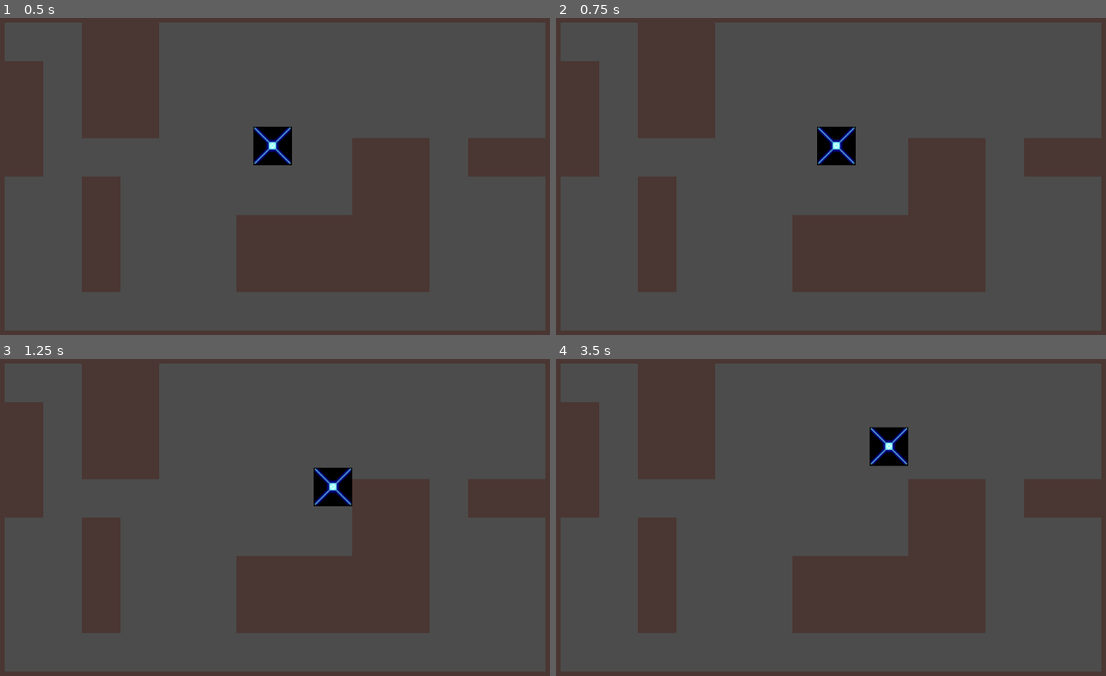
Above: before the commit, frames 1-4 (two rows, left to right).
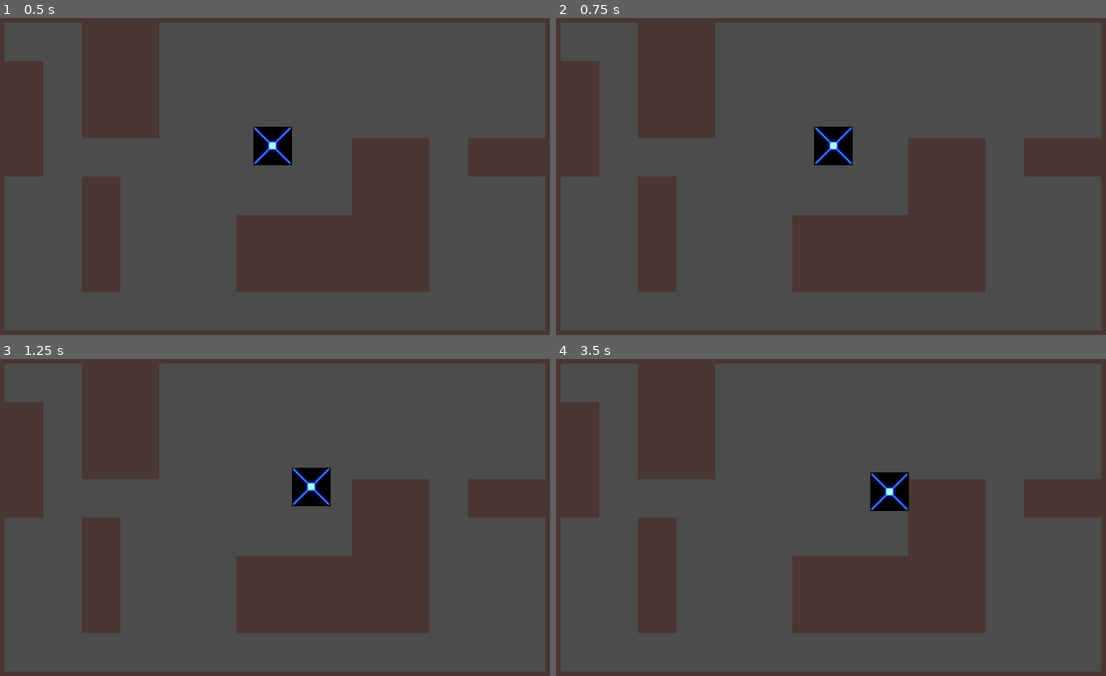
Above: after the commit, the same moments.

Repository: ben-gillott/grav-game
Game: Godot game, scene res://tilemapScene.tscn
The game is run twice, just before and just after one commit, with the same random seed, the same clock (stepped at 60 frames per second) and the same inputs.
Inputs:
- Up to frame 1 (0.5 s): no input
- Up to frame 2 (0.75 s): tap Enter (ui_accept) at 0.5 s; hold Right (ui_right) from 0.53 s (still down)
- Up to frame 3 (1.25 s): keep holding Right (ui_right); tap Enter (ui_accept) at 0.77 s
- Up to frame 4 (3.5 s): release Right (ui_right) at 1.28 s; hold Down (ui_down) 1.28-2.03 s; tap Enter (ui_accept) at 1.52, 2.75, 3.02 s; hold Right (ui_right) 2.03-2.78 s; hold Up (ui_up) from 2.78 s (still down)

Frame 1 is identical in both runs. In frame 2, 0.5% of the frame differs, in the area x 46-55%, y 34-47%; in frame 3, 1.2%; in frame 4, 1.7%, in the area x 57-65%, y 21-48%.

Commit message:
Acceleration Changes

Diff:
--- a/godot_grav/playerScene.tscn
+++ b/godot_grav/playerScene.tscn
@@ -4,7 +4,7 @@
 [ext_resource path="res://scripts/PlayerMovementController.gd" type="Script" id=2]
 
 [sub_resource type="RectangleShape2D" id=1]
-extents = Vector2( 32, 32 )
+extents = Vector2( 31, 31 )
 
 [node name="KinematicBody2D" type="KinematicBody2D"]
 position = Vector2( 507.781, 268.722 )
--- a/godot_grav/project.godot
+++ b/godot_grav/project.godot
@@ -18,9 +18,9 @@
 
 ui_accept={
 "deadzone": 0.5,
-"events": [ Object(InputEventKey,"resource_local_to_scene":false,"resource_name":"","device":0,"alt":false,"shift":false,"control":false,"meta":false,"command":false,"pressed":false,"scancode":16777221,"unicode":0,"echo":false,"script":null)
-, Object(InputEventKey,"resource_local_to_scene":false,"resource_name":"","device":0,"alt":false,"shift":false,"control":false,"meta":false,"command":false,"pressed":false,"scancode":16777222,"unicode":0,"echo":false,"script":null)
-, Object(InputEventKey,"resource_local_to_scene":false,"resource_name":"","device":0,"alt":false,"shift":false,"control":false,"meta":false,"command":false,"pressed":false,"scancode":32,"unicode":0,"echo":false,"script":null)
+"events": [ Object(InputEventKey,"resource_local_to_scene":false,"resource_name":"","device":0,"alt":false,"shift":false,"control":false,"meta":false,"command":false,"pressed":false,"scancode":16777221,"physical_scancode":0,"unicode":0,"echo":false,"script":null)
+, Object(InputEventKey,"resource_local_to_scene":false,"resource_name":"","device":0,"alt":false,"shift":false,"control":false,"meta":false,"command":false,"pressed":false,"scancode":16777222,"physical_scancode":0,"unicode":0,"echo":false,"script":null)
+, Object(InputEventKey,"resource_local_to_scene":false,"resource_name":"","device":0,"alt":false,"shift":false,"control":false,"meta":false,"command":false,"pressed":false,"scancode":32,"physical_scancode":0,"unicode":0,"echo":false,"script":null)
 , Object(InputEventJoypadButton,"resource_local_to_scene":false,"resource_name":"","device":0,"button_index":0,"pressure":0.0,"pressed":false,"script":null)
 , Object(InputEventMouseButton,"resource_local_to_scene":false,"resource_name":"","device":0,"alt":false,"shift":false, …(202 unchanged characters)…
  ]
--- a/godot_grav/scripts/PlayerMovementController.gd
+++ b/godot_grav/scripts/PlayerMovementController.gd
@@ -1,10 +1,9 @@
 extends KinematicBody2D
 
-export (int) var speed = 200
+export (int) var speed = 20
 
-const GRAVITY = 10 #in px
-var velocity = Vector2()
-
+const GRAVITY = 200 #in px
+var velocity = Vector2.ZERO
 var direction = Vector2.ZERO
 
 func _input(event):
@@ -23,18 +22,16 @@
 		pass #TODO: Interact
 
 func movePlayer(inputDirection):
-	#Grounded -> Can jump
-
+	#TODO: Check Grounded -> Can jump
 	direction = inputDirection
 
 func _physics_process(delta):
-
-	#TODO: rethink this
 	#only allows velocity in one cardinal direction at a time
 	if velocity.normalized() != direction:
-		velocity = Vector2.ZERO
+		#velocity = Vector2.ZERO #stop moving
+		velocity = direction * speed
 
 	print(str(velocity))
 
-	velocity += direction * GRAVITY
+	velocity += direction * GRAVITY * delta
 	velocity = move_and_slide(velocity)
